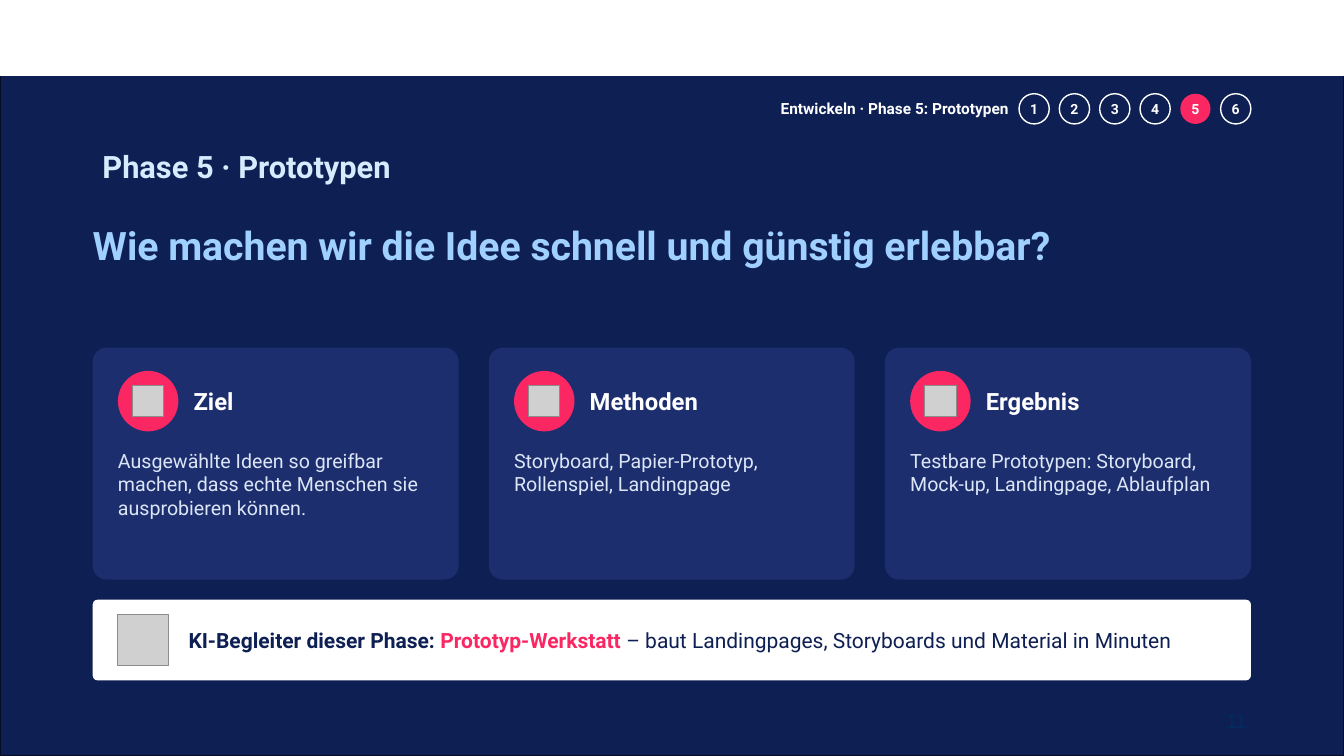
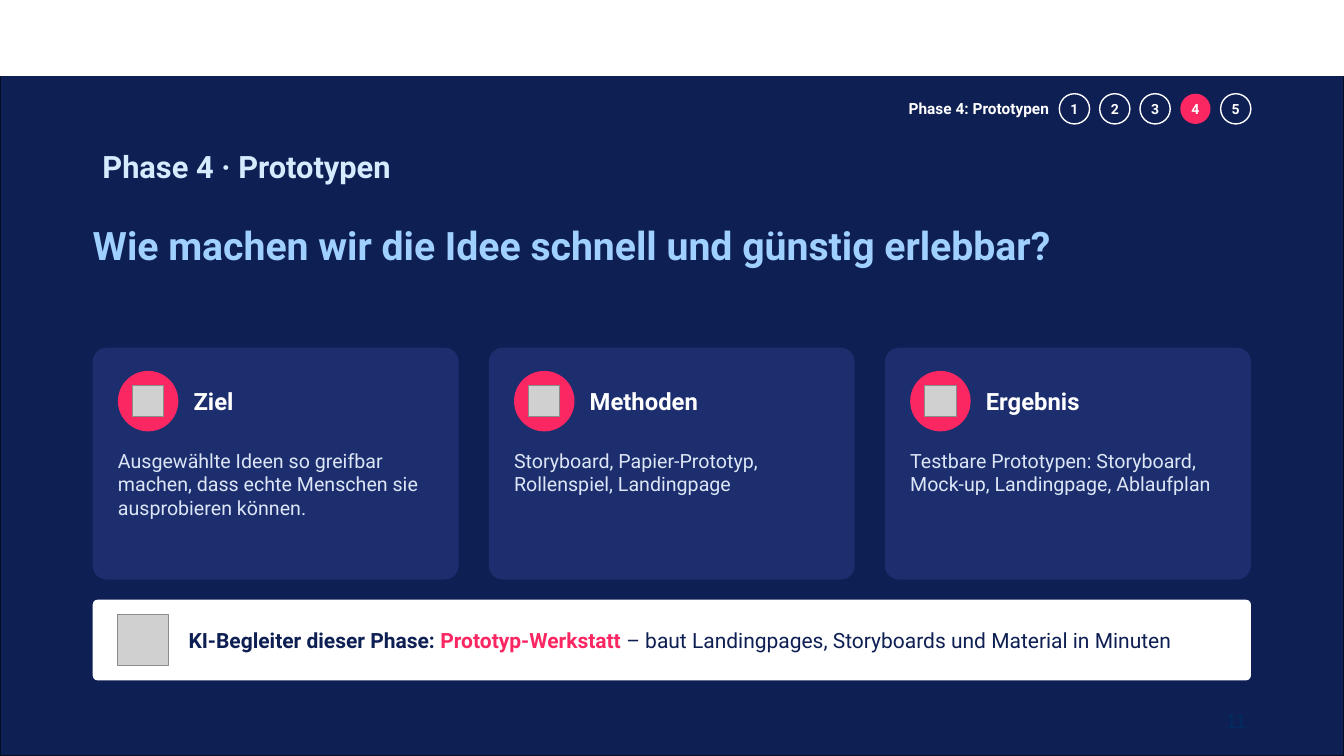
Before and after one commit to nina-nue/NKN, a slide deck: slide 11 of workshop-ki-fuer-kmu/KI-INNOVATION_Teil3_2026-11-20.pptx. Drawn at 1344x756 pixels with LibreOffice and Linux fonts; fonts in the diff are those of the drawing; grey boxes stand for pictures; background and template pictures are left out. Boxes give left, top, right and bottom in pixels: in the first picture for what was removed or moved away, otherwise in the second. Text is boxed around its words. In the diff, an @@ line names an element or a change of style, - is before the commit and + after.

```diff
--- a/workshop-ki-fuer-kmu/KI-INNOVATION_Teil3_2026-11-20.pptx
+++ b/workshop-ki-fuer-kmu/KI-INNOVATION_Teil3_2026-11-20.pptx
@@ text at (909,102,1049,118): text changed @@
-Entwickeln · Phase 5: Prototypen
+Phase 4: Prototypen
@@ 5 ellipses: place and size @@
-5 ellipses at (1019,94,1211,124)
+5 ellipses at (1060,94,1251,124)
@@ ellipse "4" at (1181,94,1211,124): fill #0E1F53 to #FB2762; outline #FFFFFF 1 pt to none @@
@@ ellipse "5" at (1221,94,1251,124): fill #FB2762 to #0E1F53; outline none to #FFFFFF 1 pt @@
@@ text at (102,155,390,185): text changed @@
-Phase 5 · Prototypen
+Phase 4 · Prototypen
```
Also in this commit, not shown: 23 other slides changed, 3 other files.
